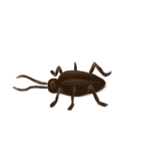
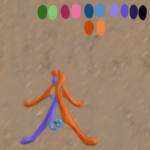
The second (150, 150) image is a revision of the first. Changes to its layers:
showed "towerpalette" over (37, 2, 147, 37)
hid group "cockroach" (4 layers) over (12, 31, 139, 126)
showed group "towers" (17 layers) over (3, 9, 150, 150)
added layer "Layer 4" in group "towers" over (20, 68, 102, 149)
showed "carpetswirls" over (0, 0, 150, 150)
showed "carpettics" over (0, 0, 150, 150)
showed "tile" over (0, 0, 150, 150)
